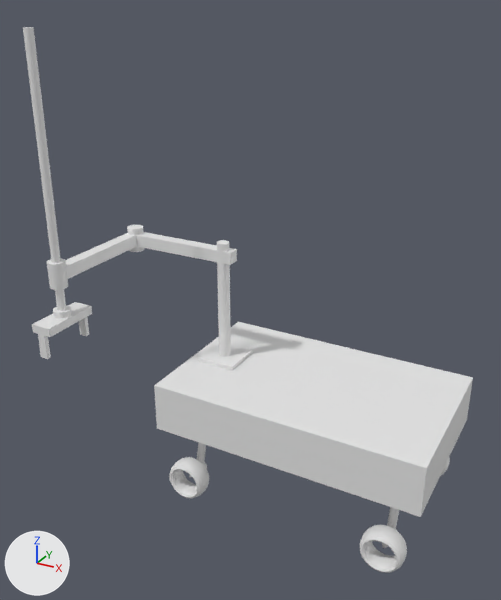
The Blender file pybullet/P2/robot.blend as it was, and as the next commit left it.
Camera for both pictures: a 50 mm lens placed at (4.04, -5.78, 5.03), pointed at (0.6, 0.47, 1.91). The lights are fixed; the arrows at lower left show +X, +Y and +Z. Objects named as collision shapes, trigger or cutter boxes, shadow casters or lower levels of detail are left out.

Script lines for the objects in view, before the commit:
```python
ob_arm_cilynder_1 = bpy.data.objects.new('arm_cilynder_1', me_cylinder_003)
ob_arm_cilynder_1.location = (0.0, 0.9, 1.61)
ob_arm_cilynder_1.scale = (0.075, 0.075, 0.75)
ob_arm_cilynder_2 = bpy.data.objects.new('arm_cilynder_2', me_cylinder_006)
ob_arm_cilynder_2.location = (-1.3, -0.51, 3.25)
ob_arm_cilynder_2.scale = (0.05, 0.05, 1.5)
ob_arm_cube_1 = bpy.data.objects.new('arm_cube_1', me_cube_020)
ob_arm_cube_1.location = (-0.61, 0.9, 2.2)
ob_arm_cube_1.scale = (0.75, 0.075, 0.075)
ob_arm_cube_2 = bpy.data.objects.new('arm_cube_2', me_cube_021)
ob_arm_cube_2.location = (-1.31, 0.19, 2.2)
ob_arm_cube_2.rotation_euler = (0.0, 0.0, 1.571)  # degrees (0, 0, 90)
ob_arm_cube_2.scale = (0.75, 0.075, 0.075)
ob_chasis = bpy.data.objects.new('chasis', me_cube_004)
ob_chasis.location = (1.25, 0.9, 0.52)
ob_chasis.scale = (1.62, 1.0, 0.3)
ob_cylinder_jnt_1 = bpy.data.objects.new('cylinder_jnt_1', me_cylinder_004)
ob_cylinder_jnt_1.location = (-1.29, 0.9, 2.2)
ob_cylinder_jnt_1.scale = (0.1, 0.1, 0.15)
ob_cylinder_jnt_2 = bpy.data.objects.new('cylinder_jnt_2', me_cylinder_005)
ob_cylinder_jnt_2.location = (-1.3, -0.51, 2.2)
ob_cylinder_jnt_2.scale = (0.1, 0.1, 0.15)
ob_hand_cube = bpy.data.objects.new('hand_cube', me_cube_022)
ob_hand_cube.location = (-1.3, -0.51, 1.65)
ob_hand_cube.scale = (0.125, 0.35, 0.05)
ob_hand_cylinder = bpy.data.objects.new('hand_cylinder', me_cylinder_007)
ob_hand_cylinder.location = (-1.3, -0.51, 1.72)
ob_hand_cylinder.scale = (0.1, 0.1, 0.05)
ob_left_finger = bpy.data.objects.new('left_finger', me_cube_024)
ob_left_finger.location = (-1.3, -0.84, 1.46)
ob_left_finger.scale = (0.05, 0.025, 0.15)
# also in view: 'wheel' at (0.0, 0.0, -0.44); 'wheel_w2' at (2.5, 0.0, -0.44); 'base_arm_cube' at (0.0, 0.9, 0.85)
```
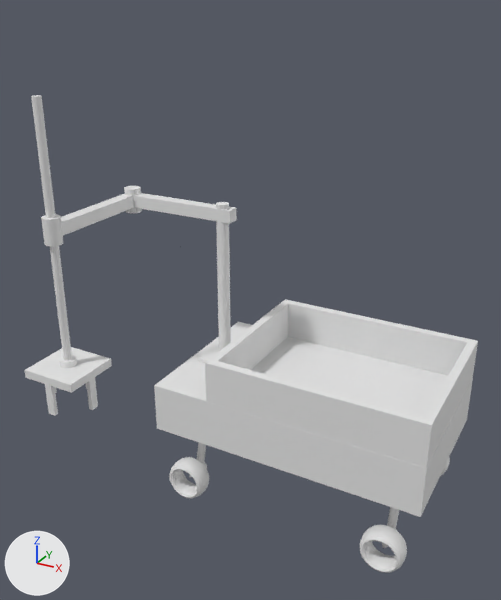
Location of each change, [x1, y1, x2, y2] in pixels of the pictures (501 x 600 px):
'Cube_trailer', added
    after: [206, 359, 432, 467]
'Cube_trailer_2', added
    after: [283, 300, 477, 375]
'arm_cilynder_2', moved
    before: [23, 27, 66, 311]
    after: [31, 95, 72, 361]
'arm_cube_1', moved
    before: [136, 232, 237, 265]
    after: [133, 193, 237, 224]
'hand_cube', moved, rescaled (44% wider, 31% taller)
    before: [32, 302, 92, 337]
    after: [25, 347, 112, 393]
'arm_cube_2', moved
    before: [65, 233, 137, 279]
    after: [61, 194, 134, 235]
'Cube_trailer_4', added
    after: [205, 299, 288, 401]
'Cube_trailer_3', added
    after: [425, 341, 478, 468]
'arm_cilynder_1', moved, rescaled (7% wider, 27% taller)
    before: [217, 240, 231, 357]
    after: [216, 202, 231, 351]
'cylinder_jnt_2', moved
    before: [47, 258, 68, 290]
    after: [41, 214, 63, 246]
'left_finger', moved, rescaled (27% taller)
    before: [38, 334, 51, 359]
    after: [45, 384, 58, 416]
'cylinder_jnt_1', moved
    before: [127, 225, 144, 252]
    after: [124, 186, 142, 213]
'hand_cylinder', moved
    before: [53, 306, 71, 319]
    after: [59, 355, 77, 368]
'back_finger', added
    after: [86, 377, 98, 410]
'right_finger', moved, rescaled (not visible afterwards)
    before: [79, 317, 89, 336]

The change, as a diff of the scene's bpy script:
```diff
--- a/pybullet/P2/robot.blend.py
+++ b/pybullet/P2/robot.blend.py
@@ ob_arm_cilynder_1 @@
 ob_arm_cilynder_1 = bpy.data.objects.new('arm_cilynder_1', me_cylinder_003)
-ob_arm_cilynder_1.location = (0.0, 0.9, 1.61)
-ob_arm_cilynder_1.scale = (0.075, 0.075, 0.75)
+ob_arm_cilynder_1.location = (0.0, 0.9, 1.83)
+ob_arm_cilynder_1.scale = (0.075, 0.075, 1.0)
@@ ob_arm_cube_1 @@
 ob_arm_cube_1 = bpy.data.objects.new('arm_cube_1', me_cube_020)
-ob_arm_cube_1.location = (-0.61, 0.9, 2.2)
+ob_arm_cube_1.location = (-0.61, 0.9, 2.71)
 ob_arm_cube_1.scale = (0.75, 0.075, 0.075)
@@ ob_cylinder_jnt_1 @@
 ob_cylinder_jnt_1 = bpy.data.objects.new('cylinder_jnt_1', me_cylinder_004)
-ob_cylinder_jnt_1.location = (-1.29, 0.9, 2.2)
+ob_cylinder_jnt_1.location = (-1.29, 0.9, 2.71)
 ob_cylinder_jnt_1.scale = (0.1, 0.1, 0.15)
@@ ob_arm_cube_2 @@
 ob_arm_cube_2 = bpy.data.objects.new('arm_cube_2', me_cube_021)
-ob_arm_cube_2.location = (-1.31, 0.19, 2.2)
+ob_arm_cube_2.location = (-1.31, 0.19, 2.71)
 ob_arm_cube_2.rotation_euler = (0.0, 0.0, 1.571)  # degrees (0, 0, 90)
@@ ob_cylinder_jnt_2 @@
 ob_cylinder_jnt_2 = bpy.data.objects.new('cylinder_jnt_2', me_cylinder_005)
-ob_cylinder_jnt_2.location = (-1.3, -0.51, 2.2)
+ob_cylinder_jnt_2.location = (-1.3, -0.51, 2.71)
 ob_cylinder_jnt_2.scale = (0.1, 0.1, 0.15)
@@ ob_arm_cilynder_2 @@
 ob_arm_cilynder_2 = bpy.data.objects.new('arm_cilynder_2', me_cylinder_006)
-ob_arm_cilynder_2.location = (-1.3, -0.51, 3.25)
+ob_arm_cilynder_2.location = (-1.3, -0.51, 2.61)
 ob_arm_cilynder_2.scale = (0.05, 0.05, 1.5)
@@ ob_hand_cylinder @@
 ob_hand_cylinder = bpy.data.objects.new('hand_cylinder', me_cylinder_007)
-ob_hand_cylinder.location = (-1.3, -0.51, 1.72)
+ob_hand_cylinder.location = (-1.3, -0.51, 1.08)
 ob_hand_cylinder.scale = (0.1, 0.1, 0.05)
@@ ob_hand_cube @@
 ob_hand_cube = bpy.data.objects.new('hand_cube', me_cube_022)
-ob_hand_cube.location = (-1.3, -0.51, 1.65)
-ob_hand_cube.scale = (0.125, 0.35, 0.05)
+ob_hand_cube.location = (-1.3, -0.51, 1.01)
+ob_hand_cube.scale = (0.35, 0.35, 0.05)
@@ ob_right_finger @@
 ob_right_finger = bpy.data.objects.new('right_finger', me_cube_023)
-ob_right_finger.location = (-1.3, -0.19, 1.46)
-ob_right_finger.scale = (0.05, 0.025, 0.15)
+ob_right_finger.location = (-1.3, -0.19, 0.76)
+ob_right_finger.scale = (0.05, 0.025, 0.2)
@@ ob_left_finger @@
 ob_left_finger = bpy.data.objects.new('left_finger', me_cube_024)
-ob_left_finger.location = (-1.3, -0.84, 1.46)
-ob_left_finger.scale = (0.05, 0.025, 0.15)
+ob_left_finger.location = (-1.3, -0.84, 0.76)
+ob_left_finger.scale = (0.05, 0.025, 0.2)
@@ ob_cube_trailer_4 @@
+ob_cube_trailer_4 = bpy.data.objects.new('Cube_trailer_4', me_cube_024.copy())  # the mesh of ob_left_finger
+ob_cube_trailer_4.location = (0.39, 0.9, 1.06)
+ob_cube_trailer_4.rotation_euler = (0.0, 0.0, 1.571)  # degrees (0, 0, 90)
+ob_cube_trailer_4.scale = (1.0, 0.05, 0.25)
@@ ob_cube_trailer_3 @@
+ob_cube_trailer_3 = bpy.data.objects.new('Cube_trailer_3', me_cube_024.copy())  # the mesh of ob_left_finger
+ob_cube_trailer_3.location = (2.82, 0.9, 1.06)
+ob_cube_trailer_3.rotation_euler = (0.0, 0.0, 1.571)  # degrees (0, 0, 90)
+ob_cube_trailer_3.scale = (1.0, 0.05, 0.25)
@@ ob_cube_trailer_2 @@
+ob_cube_trailer_2 = bpy.data.objects.new('Cube_trailer_2', me_cube_024.copy())  # the mesh of ob_left_finger
+ob_cube_trailer_2.location = (1.6, 1.85, 1.07)
+ob_cube_trailer_2.scale = (1.25, 0.05, 0.25)
@@ ob_cube_trailer @@
+ob_cube_trailer = bpy.data.objects.new('Cube_trailer', me_cube_024.copy())  # the mesh of ob_left_finger
+ob_cube_trailer.location = (1.6, -0.05, 1.07)
+ob_cube_trailer.scale = (1.25, 0.05, 0.25)
@@ ob_front_finger @@
+ob_front_finger = bpy.data.objects.new('front_finger', me_cube_024.copy())  # the mesh of ob_left_finger
+ob_front_finger.location = (-1.62, -0.51, 0.76)
+ob_front_finger.rotation_euler = (0.0, 0.0, 1.571)  # degrees (0, 0, 90)
+ob_front_finger.scale = (0.05, 0.025, 0.2)
@@ ob_back_finger @@
+ob_back_finger = bpy.data.objects.new('back_finger', me_cube_024.copy())  # the mesh of ob_left_finger
+ob_back_finger.location = (-0.97, -0.51, 0.76)
+ob_back_finger.rotation_euler = (0.0, 0.0, 1.571)  # degrees (0, 0, 90)
+ob_back_finger.scale = (0.05, 0.025, 0.2)
```
